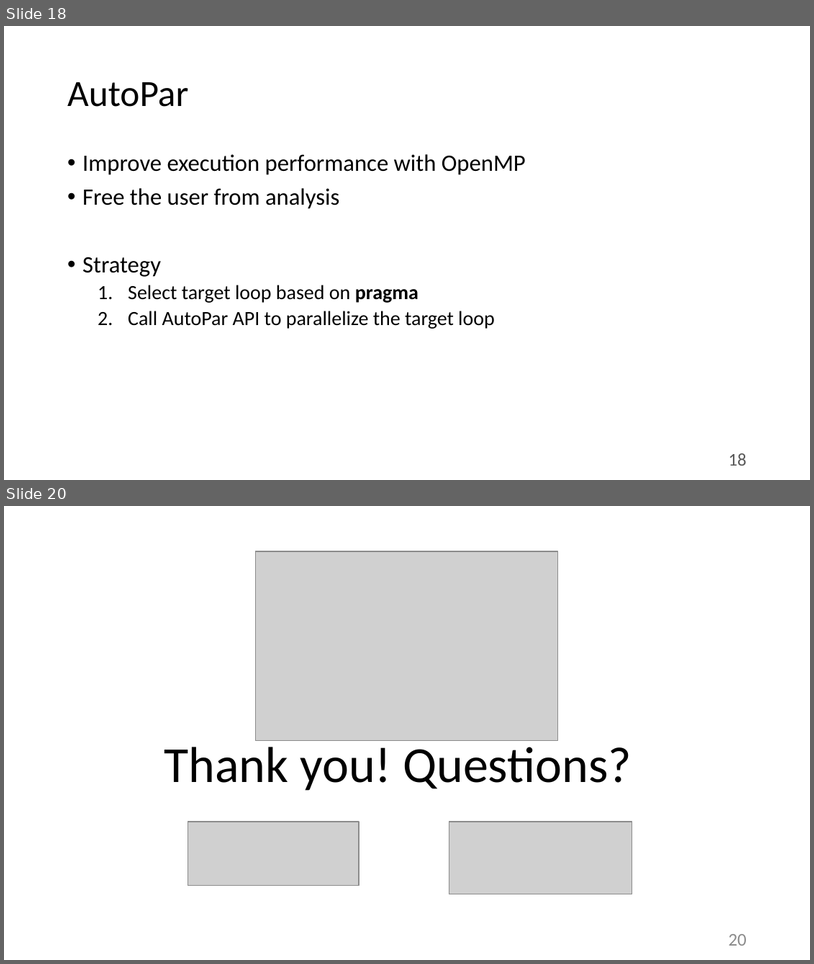
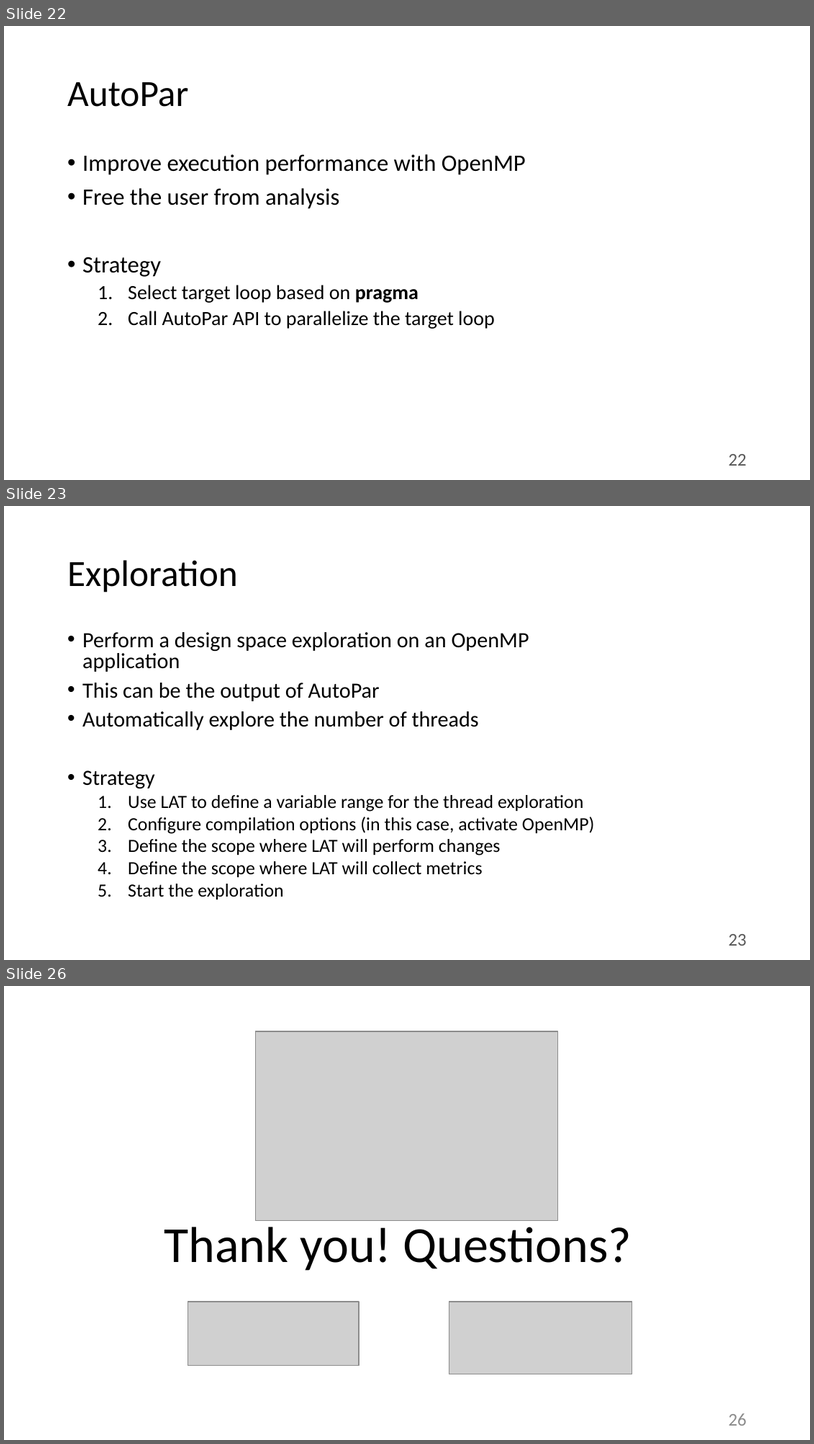
Before and after one commit to specs-feup/specs-lara, a slide deck: Tutorial-2018-INDIN/Clava-Tutorial.pptx. Shown one above the other, each under a label of ours: slides 18 and 20 before the commit, slides 22, 23 and 26 after it; the slides between them are not shown. The pictures are 814x964 and 814x1444 pixels, drawn with LibreOffice and Linux fonts; fonts in the diff are those of the drawing; grey boxes stand for pictures. Boxes give left, top, right and bottom in pixels: in the first picture for what was removed or moved away, otherwise in the second. Text is boxed around its words. In the diff, an @@ line names an element or a change of style, - is before the commit and + after.

```diff
--- a/Tutorial-2018-INDIN/Clava-Tutorial.pptx
+++ b/Tutorial-2018-INDIN/Clava-Tutorial.pptx
@@ slide 23 added at box(4, 506, 810, 960), background #FFFFFF @@
@@ title added at box(67, 560, 238, 592), 33 pt, text #000000 @@
+Exploration
@@ text added at box(82, 632, 595, 899), 16.6 pt, text #000000 @@
+• Perform a design space exploration on an OpenMP application
+• This can be the output of AutoPar
+• Automatically explore the number of threads
+• Strategy
+  1. Use LAT to define a variable range for the thread exploration
+  2. Configure compilation options (in this case, activate OpenMP)
+  3. Define the scope where LAT will perform changes
+  4. Define the scope where LAT will collect metrics
+  5. Start the exploration
@@ page number added at box(729, 934, 747, 945), 16 pt, text #595959 @@
+23
@@ what was slide 18 is now slide 22 @@
@@ page number at box(729, 454, 747, 465): text changed @@
-18
+22
@@ what was slide 20 is now slide 26 @@
@@ page number at box(729, 1413, 747, 1425): text changed @@
-20
+26
```
Also in this commit, not shown: 9 slides changed, 9 other slides added, 2 slides removed, 5 other files.
